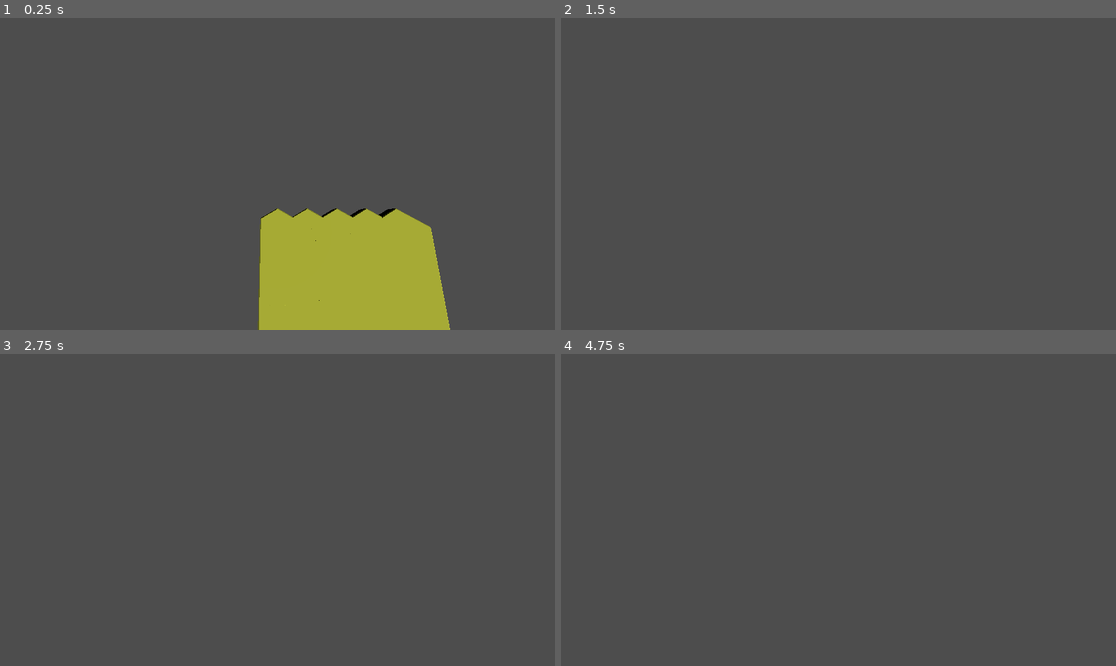
Above: before the commit, frames 1-4 (two rows, left to right).
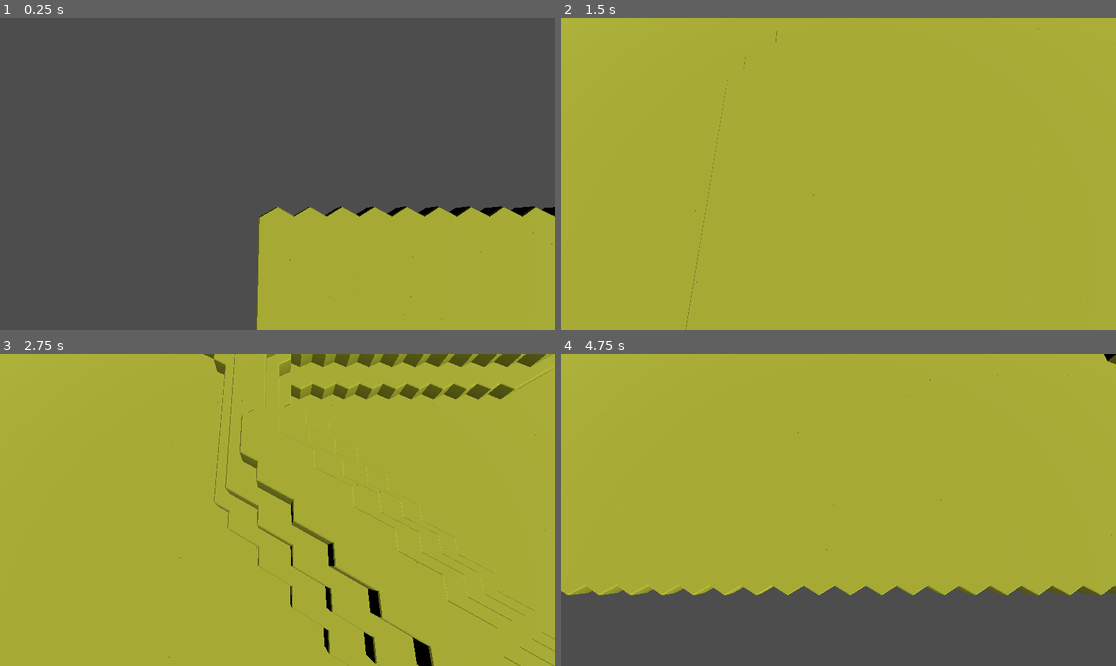
Above: after the commit, the same moments.

Repository: web-fu/prince
Game: Godot game, scene res://scenes/Main.tscn
Two runs of this game, one before a commit and one after it. Both use one fixed random seed, a clock stepped at 60 frames per second and the inputs below.
Inputs:
- Up to frame 1 (0.25 s): no input
- Up to frame 2 (1.5 s): tap Enter at 0.5 s; hold Right (move_right) 0.53-1.28 s; hold Down (move_bottom) 0.53-1.28 s; hold A (move_left) from 1.28 s (still down); tap W (move_top) at 1.35 s
- Up to frame 3 (2.75 s): release A (move_left) at 2.03 s; hold Right (move_right) from 2.03 s (still down); hold Down (move_bottom) from 2.03 s (still down)
- Up to frame 4 (4.75 s): release Down (move_bottom) at 2.78 s; tap W (move_top) at 2.85, 4.35 s; release Right (move_right) at 3.53 s; hold Down (move_bottom) 3.53-4.28 s; hold A (move_left) from 3.53 s (still down)

The runs differ from the first frame. In frame 1, 8.9% of the frame differs, in the area x 46-100%, y 60-100%; in frame 2, 100%, in the area x 0-100%, y 0-100%; in frame 3, 100%; in frame 4, 76%.

Commit message:
grid size

Diff:
--- a/scenes/HexTerrain.gd
+++ b/scenes/HexTerrain.gd
@@ -2,36 +2,31 @@
 
 const TILE_SIZE := 1.0
 const HEX_TILE = preload("res://scenes/HexTile.tscn")
-
-const TILE_MATERIALS = [
-	preload("res://materials/land.tres"),
-	preload("res://materials/water.tres")
-]
+const LAND = preload("res://materials/land.tres")
+const SEA = preload("res://materials/water.tres")
 
 @export var seed := 54321
-@export var grid_size := 10
 
 func _ready():
 	var generator = WorldGenerator.new()
 	var grid = generator.generate(seed)
-	_generate_grid()
+	_generate_grid(grid)
 
 
-func _generate_grid():
+func _generate_grid(grid):
 	var tile_index := 0
-	for x in range(grid_size):
+	for x in range(Common.grid_size.x):
 		var tile_coordinates := Vector2.ZERO
 		tile_coordinates.x = x * TILE_SIZE * cos(deg_to_rad(30))
 		tile_coordinates.y = 0 if x % 2 == 0 else TILE_SIZE / 2
-		for y in range(grid_size):
+		for y in range(Common.grid_size.y):
+			var hex = grid.get_hex(x,y)
 			var tile = HEX_TILE.instantiate()
 			add_child(tile)
-			tile.translate(Vector3(tile_coordinates.x, 0, tile_coordinates.y))
+			tile.translate(Vector3(tile_coordinates.x, hex.elevation, tile_coordinates.y))
 			tile_coordinates.y += TILE_SIZE
-			tile.get_node("hex_grass/hex_grass").material_override = get_tile_material(tile_index)
-			tile_index += 1
+			tile.get_node("hex_grass/hex_grass").material_override = get_tile_material(hex)
 
 
-func get_tile_material(tile_index: int):
-	var index = tile_index % TILE_MATERIALS.size()
-	return TILE_MATERIALS[index]
+func get_tile_material(hex):
+	return LAND if hex.elevation >= 0 else SEA
--- a/scripts/generation/WorldGenerator.gd
+++ b/scripts/generation/WorldGenerator.gd
@@ -7,8 +7,8 @@
 	rng.seed = seed
 
 	# crea griglia
-	for q in range(-50, 50):
-		for r in range(-50, 50):
+	for q in range(0, Common.grid_size.x):
+		for r in range(0, Common.grid_size.y):
 			grid.add_hex(q, r)
 
 	var plates = PlateGenerator.generate(grid, 12, rng)
